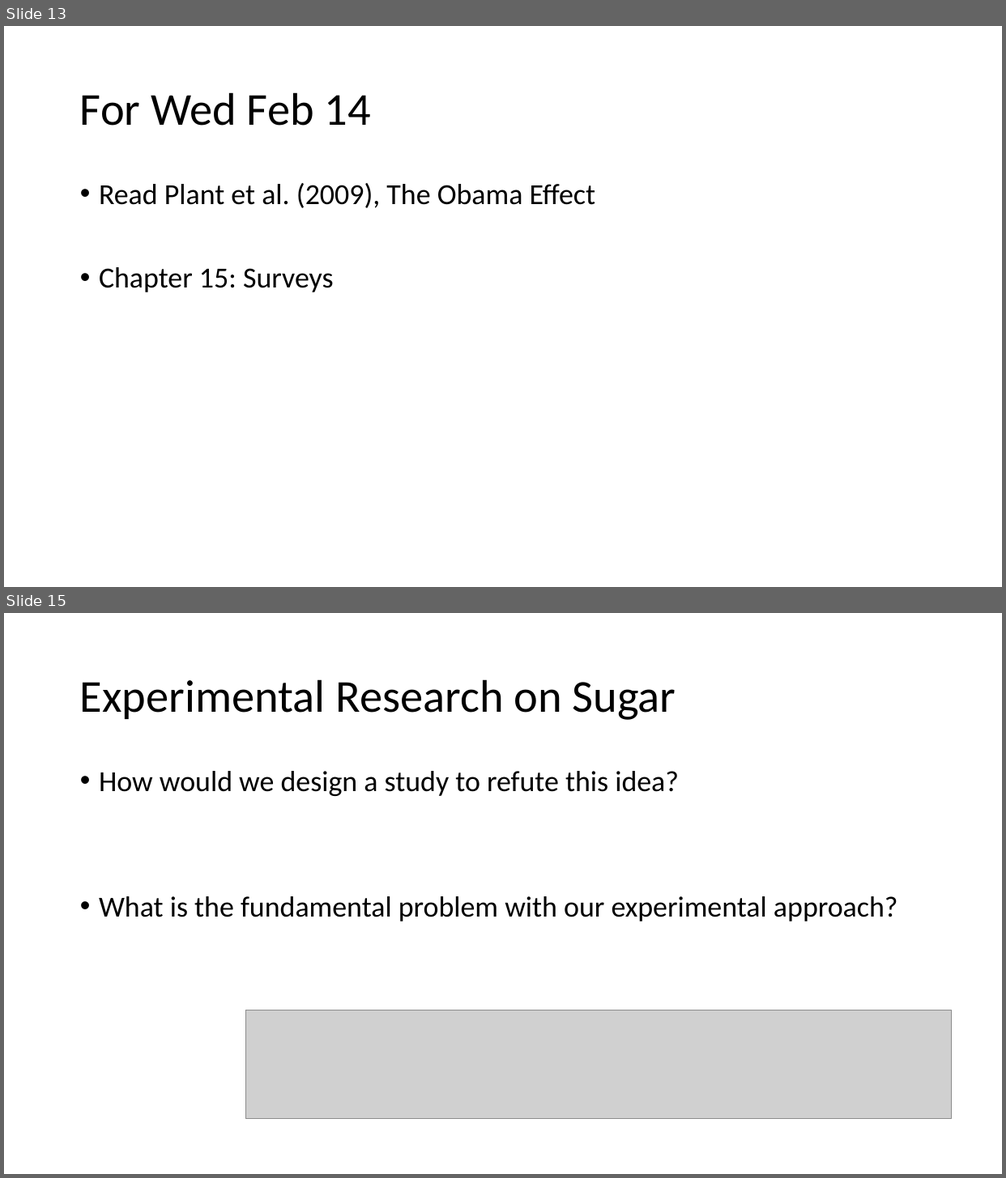
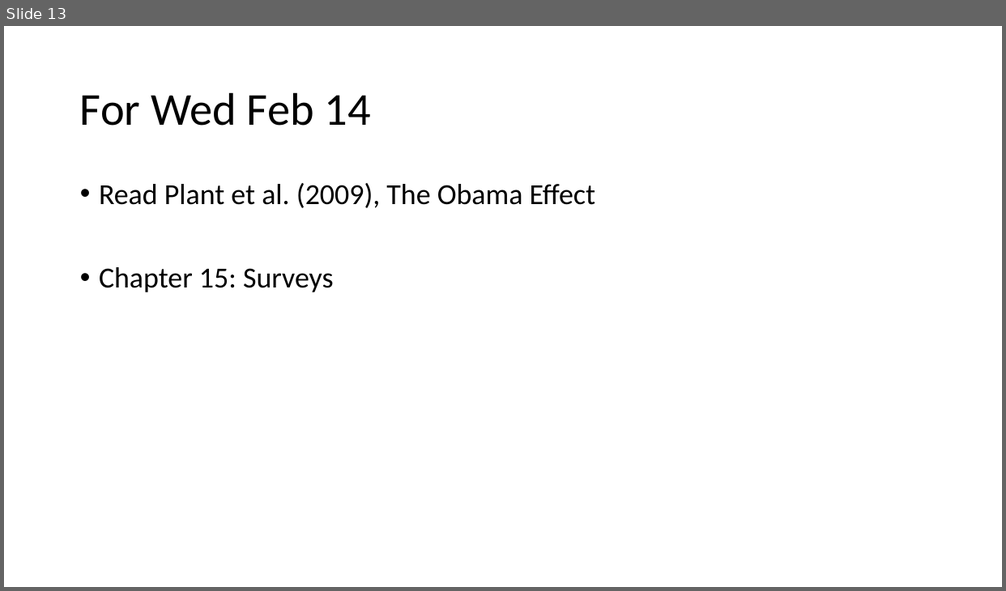
Before and after one commit to preber/Research-Methods, a slide deck: Class Slides 2024/Class 17.pptx. Shown one above the other, each under a label of ours: slides 13 and 15 before the commit, slide 13 after it; the slides between them are not shown. The pictures are 1006x1178 and 1006x591 pixels, drawn with LibreOffice and Linux fonts; fonts in the diff are those of the drawing; grey boxes stand for pictures. Boxes give left, top, right and bottom in pixels: in the first picture for what was removed or moved away, otherwise in the second. Text is boxed around its words. In the diff, an @@ line names an element or a change of style, - is before the commit and + after.

```diff
--- a/Class Slides 2024/Class 17.pptx
+++ b/Class Slides 2024/Class 17.pptx
@@ slide 15 removed at bbox=[4, 613, 1002, 1174], background #FFFFFF @@
@@ title removed at bbox=[80, 679, 676, 720] @@
-Experimental Research on Sugar
@@ text removed at bbox=[99, 771, 898, 922] @@
-• How would we design a study to refute this idea?
-• What is the fundamental problem with our experimental approach?
@@ picture removed at bbox=[246, 1011, 952, 1119] @@
```
Also in this commit, not shown: 5 other slides removed, 1 other file.
